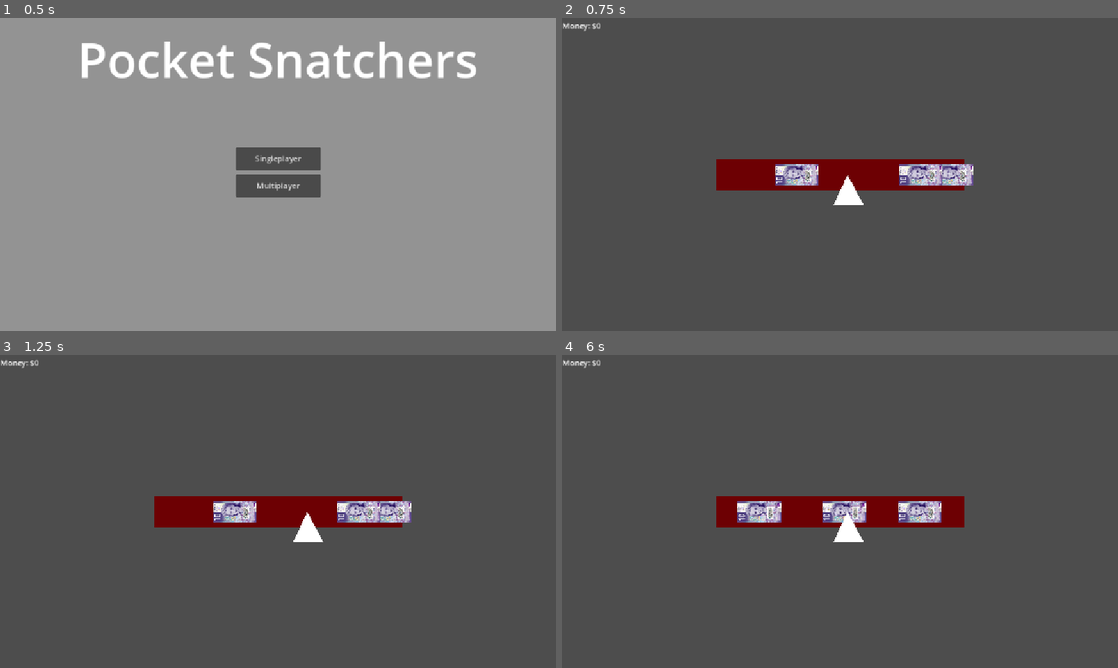
Above: before the commit, frames 1-4 (two rows, left to right).
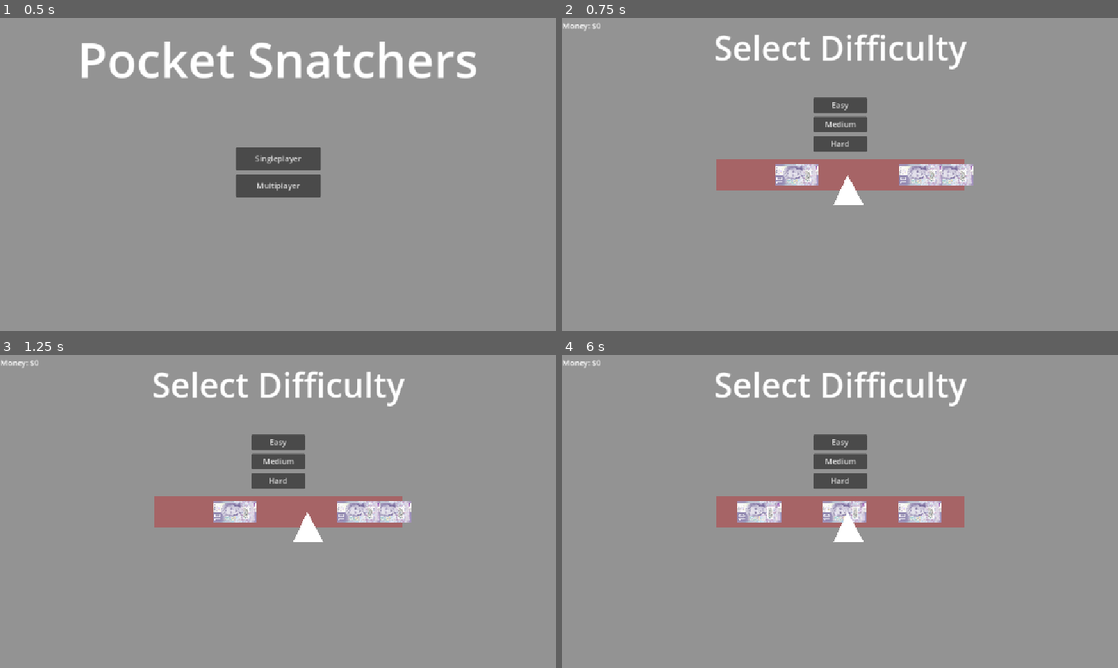
Above: after the commit, the same moments.

Repository: V3AI-Seven/English-Game
Game: Godot game, scene res://scenes/mainMenu/mainMenu.tscn
Two runs of this game, one before a commit and one after it. Both use one fixed random seed, a clock stepped at 60 frames per second and the inputs below.
Inputs (mouse positions are in pixels of both pictures, inside the frame that each line leads up to):
- Up to frame 1 (0.5 s): no input
- Up to frame 2 (0.75 s): click "Singleplayer" at 0.5 s
- Up to frame 3 (1.25 s): no input
- Up to frame 4 (6 s): click (840, 461) at 1.25 s, where only the run after the commit has a clickable "Medium"; tap Enter at 2 s; tap Space at 2.1, 2.27, 2.57, 2.85, 3.02, 3.32, 3.6, 4.25, 4.35, 4.52, 4.82 s; click "New Game" at 5 s; click "Singleplayer" at 5.75 s

Frame 1 is identical in both runs. In frame 2, 98% of the frame differs, in the area x 0-100%, y 0-100%; in frame 3, 98%; in frame 4, 98%.
Error before the commit: Invalid access of index '1' on a base object of type: 'Array'. (res://scenes/game/pickPocketSelector.gd:45)
Error after the commit: Invalid access of index '1' on a base object of type: 'Array'. (res://scenes/game/mainGameScripts/pickPocketSelector.gd:47)

Commit message:
Partial difficulty controls
Introduced a new difficulty selection screen with easy, medium, and hard options. Refactored and reorganized game scripts into 'mainGameScripts' and 'otherGameScripts' directories for better structure. Updated references in the main game scene and added a difficulty variable to playerInfo.gd. Difficulty controls do not do anything yet

Diff:
--- a/globals/playerInfo.gd
+++ b/globals/playerInfo.gd
@@ -1,3 +1,5 @@
 extends Node
 var playerCount = 1
 var isModeMultiplayer = false
+#0=easy, 1=medium, 2=hard
+var difficulty = 0
--- a/globals/score.gd
+++ b/globals/score.gd
@@ -1,6 +1,8 @@
 extends Node
 var scores = []
 var highScore = 0
+
+#reading high score
 func _ready() -> void:
 	var file = FileAccess.open("user://score.dat", FileAccess.READ)
 	if FileAccess.file_exists("user://score.dat"):
--- a/scenes/game/game.tscn
+++ b/scenes/game/game.tscn
@@ -1,12 +1,13 @@
-[gd_scene load_steps=15 format=3 uid="uid://dw266gma3mjjn"]
+[gd_scene load_steps=14 format=3 uid="uid://dw266gma3mjjn"]
 
-[ext_resource type="Script" uid="uid://b73n6emuhbmum" path="res://scenes/game/pickPocketBar.gd" id="1_bdhmt"]
-[ext_resource type="Script" uid="uid://dhqnselwcym6d" path="res://scenes/game/success.gd" id="2_87uf6"]
+[ext_resource type="Script" uid="uid://b73n6emuhbmum" path="res://scenes/game/mainGameScripts/pickPocketBar.gd" id="1_bdhmt"]
+[ext_resource type="Script" uid="uid://dhqnselwcym6d" path="res://scenes/game/mainGameScripts/success.gd" id="2_87uf6"]
 [ext_resource type="Texture2D" uid="uid://c4h8518n5lyrn" path="res://moneyTextures/100bill.png" id="3_2a8rs"]
-[ext_resource type="Script" uid="uid://dgt6rksplnmkn" path="res://scenes/game/pickPocketSelector.gd" id="4_4j704"]
+[ext_resource type="Script" uid="uid://dgt6rksplnmkn" path="res://scenes/game/mainGameScripts/pickPocketSelector.gd" id="4_4j704"]
 [ext_resource type="Texture2D" uid="uid://52j3bhxsrsl2" path="res://scenes/game/pngimg.com - triangle_PNG1.png" id="5_kp23o"]
-[ext_resource type="Script" uid="uid://uwys6k3vgx3s" path="res://scenes/game/speedTracker.gd" id="6_5jirj"]
-[ext_resource type="Script" uid="uid://bsrseo8uvrw7r" path="res://scenes/game/failScreen.gd" id="7_vaxfo"]
+[ext_resource type="Script" uid="uid://uwys6k3vgx3s" path="res://scenes/game/mainGameScripts/speedTracker.gd" id="6_5jirj"]
+[ext_resource type="Script" uid="uid://bsrseo8uvrw7r" path="res://scenes/game/otherGameScripts/failScreen.gd" id="7_vaxfo"]
+[ext_resource type="Script" uid="uid://lgsufbjn7dex" path="res://scenes/game/otherGameScripts/difficultyScreen.gd" id="8_87uf6"]
 
 [sub_resource type="QuadMesh" id="QuadMesh_q7vxk"]
 
@@ -16,10 +17,6 @@
 [sub_resource type="GradientTexture1D" id="GradientTexture1D_e4fhd"]
 gradient = SubResource("Gradient_k0krc")
 width = 281
-
-[sub_resource type="QuadMesh" id="QuadMesh_eclor"]
-
-[sub_resource type="ImageTexture" id="ImageTexture_fc0e3"]
 
 [sub_resource type="Gradient" id="Gradient_fc0e3"]
 colors = PackedColorArray(1, 1, 1, 0.392157, 1, 1, 1, 0.392157)
@@ -50,20 +47,13 @@
 [node name="selector" type="Node2D" parent="."]
 script = ExtResource("4_4j704")
 
-[node name="selector" type="MeshInstance2D" parent="selector"]
-visible = false
-position = Vector2(0, 32)
-scale = Vector2(64, 64)
-mesh = SubResource("QuadMesh_eclor")
-texture = SubResource("ImageTexture_fc0e3")
-
-[node name="Pngimg_com-TrianglePng1" type="Sprite2D" parent="selector"]
+[node name="selectorTexture" type="Sprite2D" parent="selector"]
 position = Vector2(0, 32)
 scale = Vector2(0.0106667, 0.0106667)
 texture = ExtResource("5_kp23o")
 offset = Vector2(200, 0)
 
-[node name="Camera2D" type="Camera2D" parent="."]
+[node name="gameCam" type="Camera2D" parent="."]
 
 [node name="speedTracker" type="Label" parent="."]
 offset_left = -576.0
@@ -114,10 +104,75 @@
 Press space for next player"
 horizontal_alignment = 1
 
+[node name="difficultyScreen" type="Control" parent="."]
+layout_mode = 3
+anchors_preset = 0
+offset_left = -16.0
+offset_top = -16.0
+offset_right = 24.0
+offset_bottom = 24.0
+script = ExtResource("8_87uf6")
+
+[node name="glossThing" type="TextureRect" parent="difficultyScreen"]
+layout_mode = 0
+offset_left = -560.0
+offset_top = -320.0
+offset_right = 592.0
+offset_bottom = 344.0
+texture = SubResource("GradientTexture1D_jix8l")
+
+[node name="selectLabel" type="Label" parent="difficultyScreen"]
+layout_mode = 1
+anchors_preset = -1
+anchor_left = 0.4
+anchor_top = -6.2
+anchor_right = 0.4
+anchor_bottom = -6.2
+offset_left = -264.0
+offset_top = -48.0
+offset_right = 264.0
+offset_bottom = 48.0
+theme_override_font_sizes/font_size = 70
+text = "Select Difficulty"
+horizontal_alignment = 1
+
+[node name="buttons" type="Control" parent="difficultyScreen"]
+anchors_preset = 0
+offset_right = 40.0
+offset_bottom = 40.0
+
+[node name="easy" type="Button" parent="difficultyScreen/buttons"]
+layout_mode = 0
+offset_left = -40.0
+offset_top = -144.0
+offset_right = 72.0
+offset_bottom = -112.0
+text = "Easy"
+
+[node name="medium" type="Button" parent="difficultyScreen/buttons"]
+layout_mode = 0
+offset_left = -40.0
+offset_top = -104.0
+offset_right = 72.0
+offset_bottom = -72.0
+text = "Medium"
+
+[node name="hard" type="Button" parent="difficultyScreen/buttons"]
+layout_mode = 0
+offset_left = -40.0
+offset_top = -64.0
+offset_right = 72.0
+offset_bottom = -32.0
+text = "Hard"
+
 [connection signal="successPositionSig" from="pickPocketBar" to="selector" method="successPositionRecieved"]
+[connection signal="difficulty" from="selector" to="difficultyScreen" method="showDifficulty"]
 [connection signal="failSig" from="selector" to="failScreen" method="playerFail"]
 [connection signal="resetSig" from="selector" to="pickPocketBar" method="failReset"]
 [connection signal="resetSig" from="selector" to="selector" method="reset"]
 [connection signal="resetSig" from="selector" to="failScreen" method="playerReset"]
 [connection signal="speedChange" from="selector" to="speedTracker" method="speedChange"]
 [connection signal="successSig" from="selector" to="pickPocketBar" method="successReset"]
+[connection signal="pressed" from="difficultyScreen/buttons/easy" to="difficultyScreen" method="easy"]
+[connection signal="pressed" from="difficultyScreen/buttons/medium" to="difficultyScreen" method="medium"]
+[connection signal="pressed" from="difficultyScreen/buttons/hard" to="difficultyScreen" method="hard"]
--- a/scenes/game/pickPocketSelector.gd
+++ b/scenes/game/mainGameScripts/pickPocketSelector.gd
@@ -4,6 +4,7 @@
 signal successSig
 signal failSig
 signal resetSig
+signal difficulty
 
 const graceRange = 42
 const speedIncrease = 0.75
@@ -21,6 +22,7 @@
 
 # Called when the node enters the scene tree for the first time.
 func _ready() -> void:
+
 	Score.scores.append(0)
 	players = PlayerInfo.playerCount
 
@@ -40,7 +42,7 @@
 func _input(event):
 	if event is InputEventKey:
 		if event.pressed and event.keycode == KEY_SPACE and not event.is_echo():
-			if running == true:
+			if running:
 				#await get_tree().create_timer(0.05).timeout
 				if move and (position.x >= (successPos[0]-graceRange) && position.x < (successPos[0]+graceRange)) or (position.x >= (successPos[1]-graceRange) && position.x < (successPos[1]+graceRange)) or (position.x >= (successPos[2]-graceRange) && position.x < (successPos[2]+graceRange)):
 					speed += speedIncrease
--- /dev/null
+++ b/scenes/game/otherGameScripts/difficultyScreen.gd
@@ -0,0 +1,17 @@
+extends Control
+
+
+func showDifficulty() -> void:
+	visible = true
+
+func easy() -> void:
+	PlayerInfo.difficulty = 0
+	visible = false
+
+func medium() -> void:
+	PlayerInfo.difficulty = 1
+	visible = false
+
+func hard() -> void:
+	PlayerInfo.difficulty = 2
+	visible = false
Renamed: scenes/game/pickPocketBar.gd -> scenes/game/mainGameScripts/pickPocketBar.gd
Renamed: scenes/game/pickPocketBar.gd.uid -> scenes/game/mainGameScripts/pickPocketBar.gd.uid
Renamed: scenes/game/pickPocketSelector.gd.uid -> scenes/game/mainGameScripts/pickPocketSelector.gd.uid
Renamed: scenes/game/speedTracker.gd -> scenes/game/mainGameScripts/speedTracker.gd
Renamed: scenes/game/speedTracker.gd.uid -> scenes/game/mainGameScripts/speedTracker.gd.uid
Renamed: scenes/game/success.gd -> scenes/game/mainGameScripts/success.gd
Renamed: scenes/game/success.gd.uid -> scenes/game/mainGameScripts/success.gd.uid
Not shown, added: scenes/game/otherGameScripts/difficultyScreen.gd.uid
Renamed: scenes/game/failScreen.gd -> scenes/game/otherGameScripts/failScreen.gd
Renamed: scenes/game/failScreen.gd.uid -> scenes/game/otherGameScripts/failScreen.gd.uid
